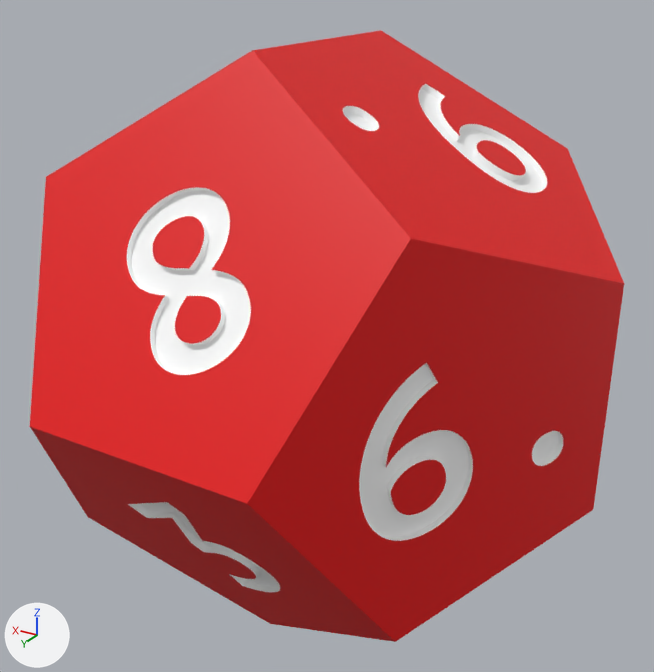
The glTF model static/dice/d12.glb as it was, and as the next commit left it.
Camera for both pictures: a 50 mm camera at (-1.427, 2.36, 1.181) aimed at (-0.009, -0.005, -0.001). The lights are fixed; the arrows at lower left show +X, +Y and +Z. Vertices at the same position are counted once.

In view in the first picture: 'd12.001'.
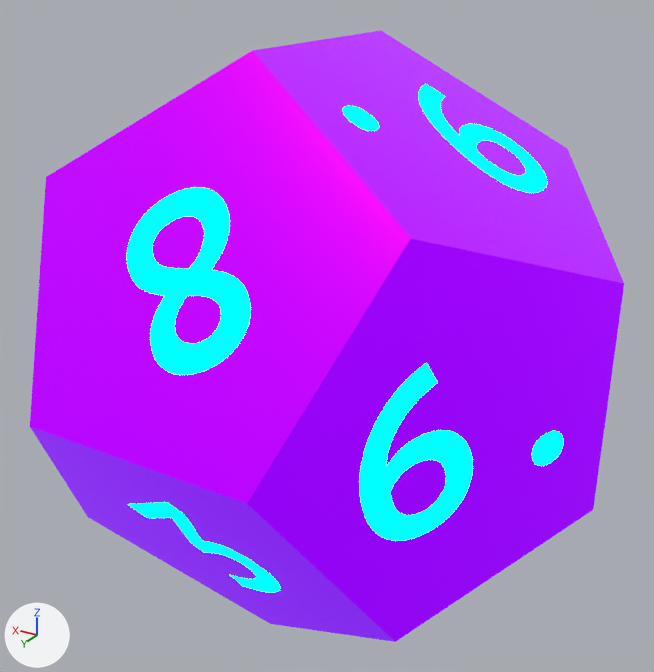
Boxes (x1, y1, x2, y2) around the edits, measured in the pictures (654 x 672 px):
```json
{"part": 1, "of": "me_solid_001", "change": "recoloured", "before": [30, 30, 624, 642], "after": [30, 30, 624, 642], "on screen": "red to purple"}
{"part": 2, "of": "me_solid_001", "change": "recoloured", "before": [127, 84, 563, 592], "after": [127, 84, 563, 592], "on screen": "white to cyan"}
```

The change, as JSON lines over the scene's bpy script:
```json
{"op": "add", "block": "mat_synthwave_pink_dice_material", "code": ["mat_synthwave_pink_dice_material = principled_material('synthwave-pink-dice-material')", "mat_synthwave_pink_dice_material.base_color = (0.8, 0.0, 0.788)  # pink #e700e6", "mat_synthwave_pink_dice_material.metallic = 0.9", "mat_synthwave_pink_dice_material.roughness = 0.25", "mat_synthwave_pink_dice_material.emission_color = (0.136, 0.0, 0.75)  # purple #6700e1", "mat_synthwave_pink_dice_material.emission_strength = 1.0"]}
{"op": "add", "block": "mat_synthwave_blue_number_material", "code": ["mat_synthwave_blue_number_material = principled_material('synthwave-blue-number-material')", "mat_synthwave_blue_number_material.base_color = (0.0, 0.0, 0.0)  # black #000000", "mat_synthwave_blue_number_material.metallic = 1.0", "mat_synthwave_blue_number_material.roughness = 1.0", "mat_synthwave_blue_number_material.emission_color = (0.0, 1.0, 0.86)  # cyan #00ffef", "mat_synthwave_blue_number_material.emission_strength = 5.0"]}
{"block": "me_solid_001", "where": "me_solid_001.from_pydata(...)  # 6624 vertices, 13244 faces; spans x -0.93..0.93, y -0.93..0.93, z -0.93..0.93"}
{"block": "me_solid_001", "where": "# used by ob_d12_001; location = (0.0, 0.0, 0.0)"}
{"block": "me_solid_001", "change": "me_solid_001 part 1: all 3373 faces that had it switch from mat_dice_material (red #e70001) to mat_synthwave_pink_dice_material (pink #e700e6)"}
{"block": "me_solid_001", "change": "me_solid_001 part 2: all 9871 faces that had it switch from mat_numbers_material (white #ffffff) to mat_synthwave_blue_number_material (black #000000)"}
```
